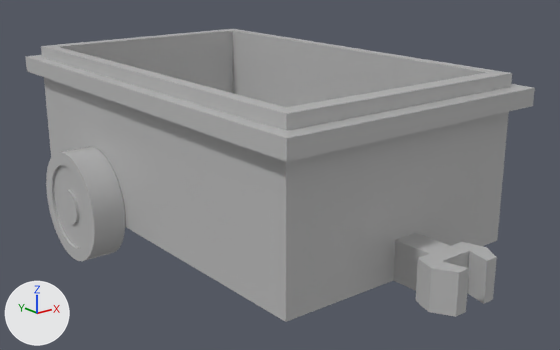
An edit to the FBX model GraphicResource/Tank/62_Cart.fbx, drawn before and after from the same camera.
Rendered twice from a 50 mm camera at (-863.0, -1109.0, 607.0) aimed at (10.0, -17.0, 171.0). Every picture has the same lights, and +X, +Y and +Z are marked at lower left. Where no turn or scale is listed for an object, it has been applied to the vertices.

The first picture shows 'Cart', 'Wheel'.
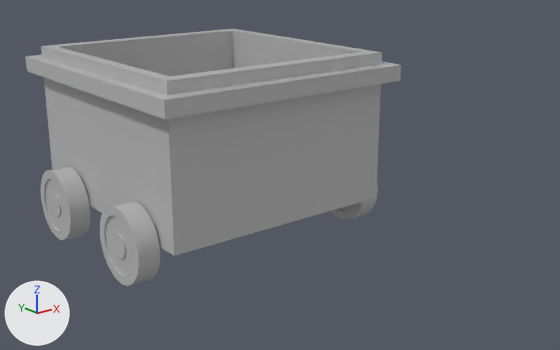
The newer file is also turned or shifted as a whole; pictures and numbers use the older file's frame.

Pixel boxes [x1, y1, x2, y2] of what changed, in the pictures (560 x 350 px):
'Cart', reshaped (26% narrower, 22% shorter): before [25, 29, 535, 322]; after [25, 29, 401, 256]
'Wheel', deleted: before [46, 147, 125, 261]
'BWheel', added: after [100, 184, 378, 286]
'FWheel', added: after [41, 167, 90, 240]

The change in detail:
me_mesh is used by ob_cart; location (0.0, 0.0, 0.0).
me_mesh had 60 vertices, 116 faces and spanned x -266.0..266.0, y -485.0..485.0, z 83.0..383.0.
me_mesh now has 32 vertices, 30 faces and spans x -266.0..266.0, y -76.0..485.0, z 83.0..383.0.
Part 1, on me_mesh:
44 vertices are removed from x -266.0..266.0, y -485.0..-316.0, z 83.0..383.0.
116 faces are deleted.
8 vertices are added at x -266.0..266.0, y -76.0..-16.0, z 118.0..383.0.
8 new vertices lie (0.0, -501.0, 0.0) away from vertices in x -242.0..242.0, y 455.0, z 83.0..383.0.
30 new faces join them.
Mesh me_mesh_001_1 is new.
It has 512 vertices, 1016 faces and spans x -289.0..289.0, y -73.0..73.0, z -73.0..73.0.
It uses material mat_23___default (grey #bcbcbc).
Mesh me_mesh_002 is new.
It has 512 vertices, 1016 faces and spans x -289.0..289.0, y -73.0..73.0, z -73.0..73.0.
It uses material mat_23___default (grey #bcbcbc).
Object 'Wheel' (ob_wheel) is deleted.
Object 'FWheel' (ob_fwheel) is new; it shows me_mesh_001_1.
Its location is (0.0, 342.0, 77.0).
Object 'BWheel' (ob_bwheel) is new; it shows me_mesh_002.
Its location is (0.0, 67.0, 77.0).
